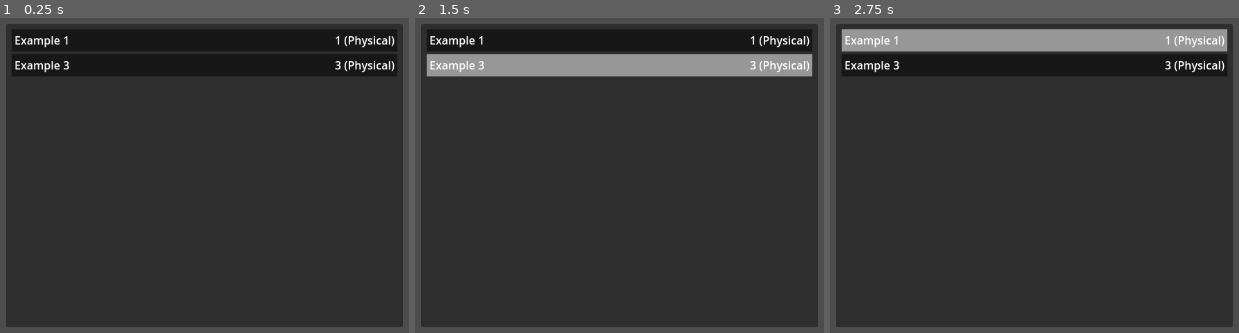
Above: before the commit, frames 1-3 (left to right).
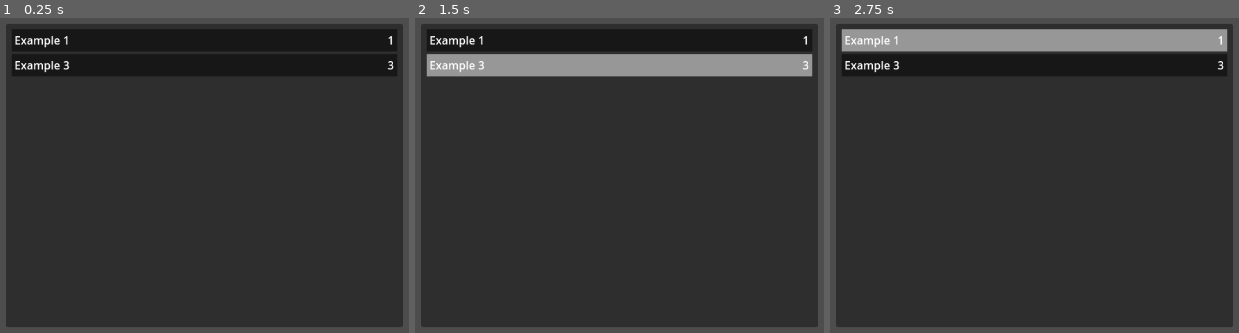
Above: after the commit, the same moments.

Repository: SytonK/settings-and-menus
Game: Godot game, scene res://src/UI/menus/settings/rebind/rebind_menu.tscn
Same seed, same stepped clock (60 frames per second), same inputs: the game is played once before the commit and once after it. The project has no main scene, so this scene is started directly.
Inputs (mouse positions are in pixels of both pictures, inside the frame that each line leads up to):
- Up to frame 1 (0.25 s): no input
- Up to frame 2 (1.5 s): click (619, 40) at 0.5 s; click (619, 65) at 1.27 s
- Up to frame 3 (2.75 s): click (1034, 40) at 2 s

The runs differ from the first frame. In frame 1, 0.5% of the frame differs, in the area x 81-97%, y 5-18%; in frame 2, 0.4%; in frame 3, 0.4%.

Commit message:
trim the (Physical) at the keybind input level

Diff:
--- a/src/UI/menus/settings/rebind/input action rebind button/input_action_rebind_button.gd
+++ b/src/UI/menus/settings/rebind/input action rebind button/input_action_rebind_button.gd
@@ -22,4 +22,4 @@
 	if action_input_label:
 		var events = InputMap.action_get_events(action_name)
 		print(action_name)
-		action_input_label.text = events[0].as_text() if events.size() > 0 else ""
+		action_input_label.text = events[0].as_text().trim_suffix(' (Physical)') if events.size() > 0 else ""
